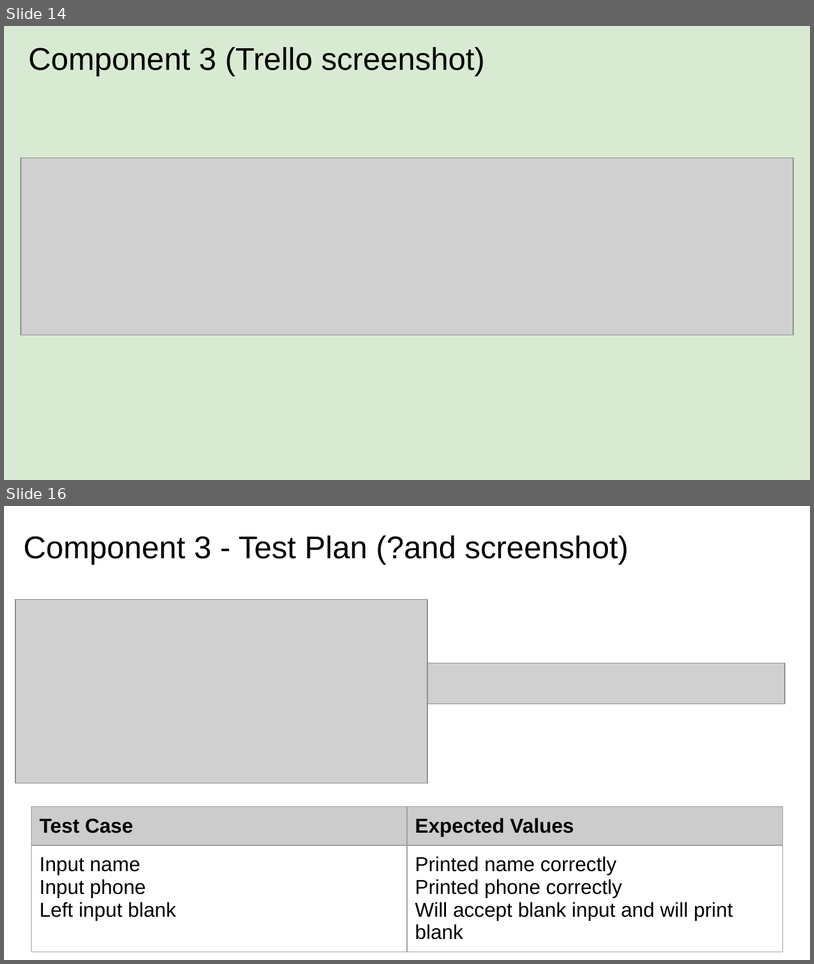
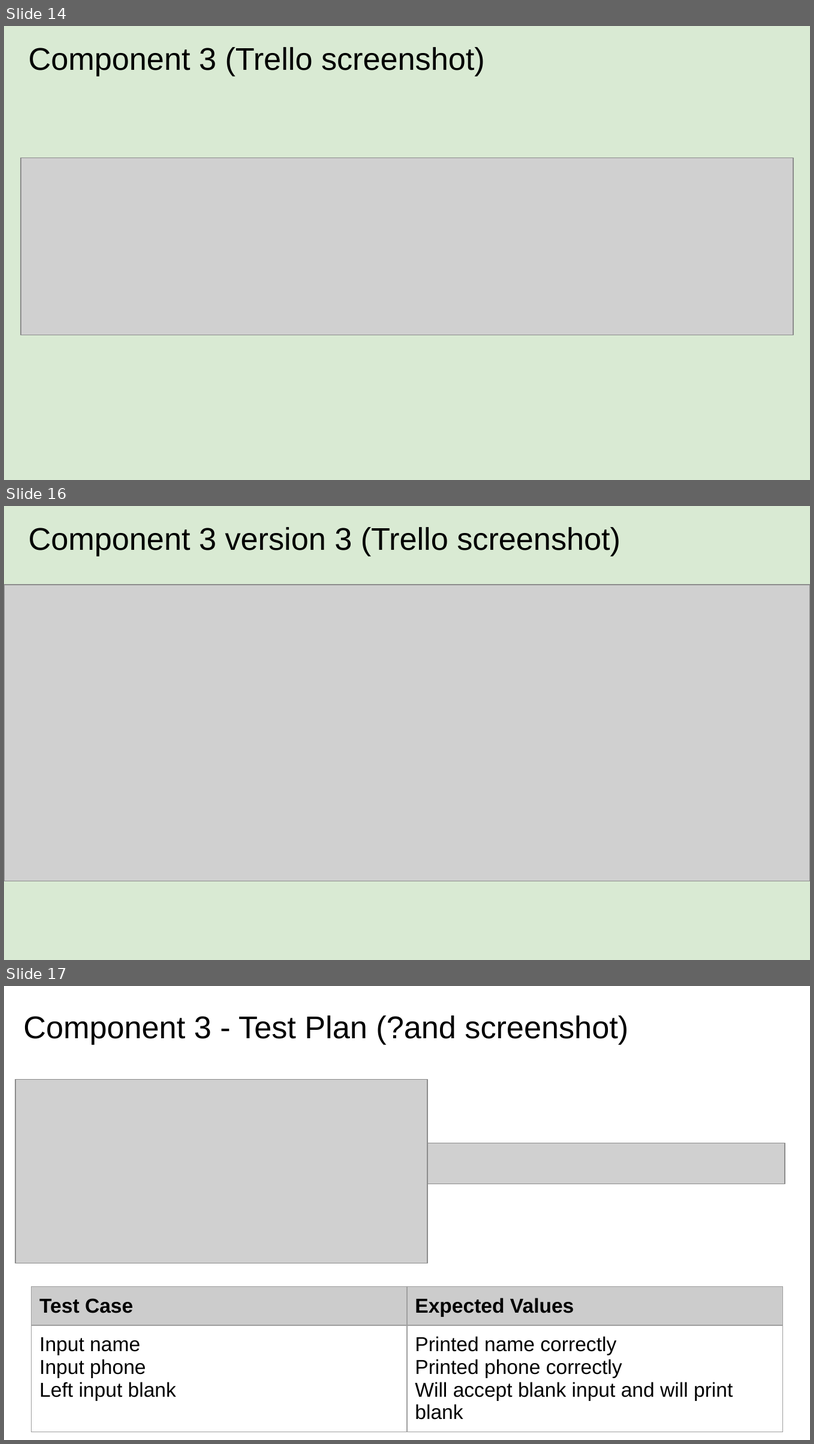
Before and after one commit to randombrunch/Pizza_Bot, a slide deck: 022_91893+_+91897+Documentation.pptx. Shown one above the other, each under a label of ours: slides 14 and 16 before the commit, slides 14, 16 and 17 after it; the slides between them are not shown. The pictures are 814x964 and 814x1444 pixels, drawn with LibreOffice and Linux fonts; fonts in the diff are those of the drawing; grey boxes stand for pictures. Boxes give left, top, right and bottom in pixels: in the first picture for what was removed or moved away, otherwise in the second. Text is boxed around its words. In the diff, an @@ line names an element or a change of style, - is before the commit and + after.

```diff
--- a/022_91893+_+91897+Documentation.pptx
+++ b/022_91893+_+91897+Documentation.pptx
@@ slide 16 added at bbox=[4, 506, 810, 960], background #D9EAD3 @@
@@ title added at bbox=[29, 527, 621, 556], 28 pt, text #000000 @@
+Component 3 version 3 (Trello screenshot)
@@ picture added at bbox=[4, 585, 810, 881] @@
@@ what was slide 16 is now slide 17 @@
```
Also in this commit, not shown: 1 slide changed, 1 other slide added, 1 other file.
